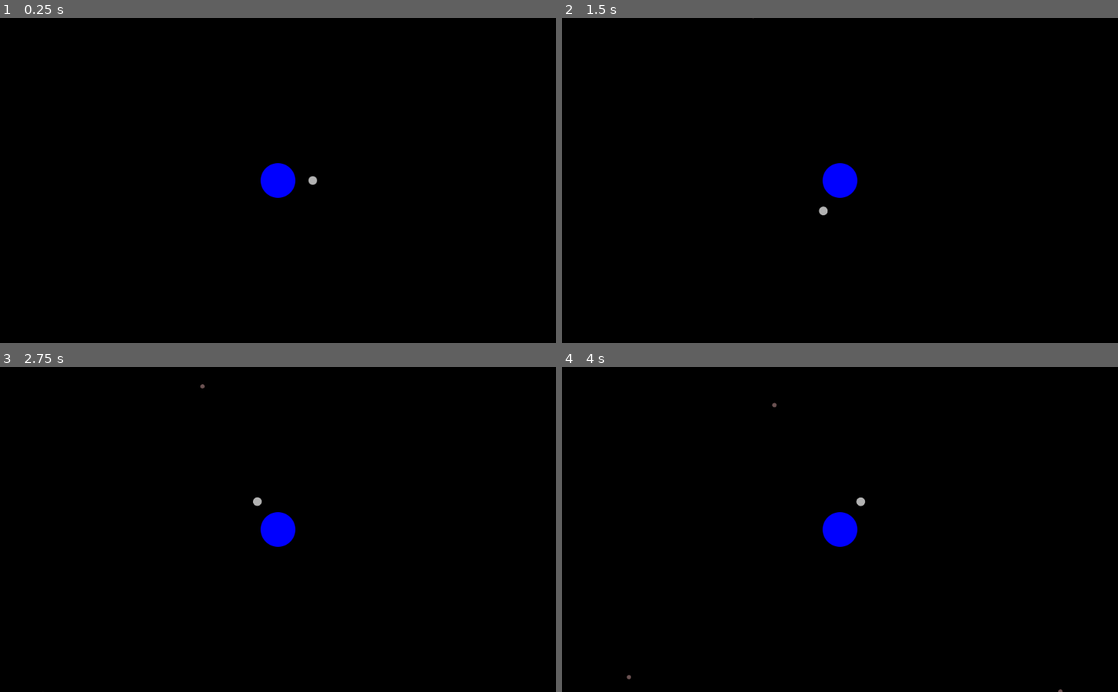
Above: before the commit, frames 1-4 (two rows, left to right).
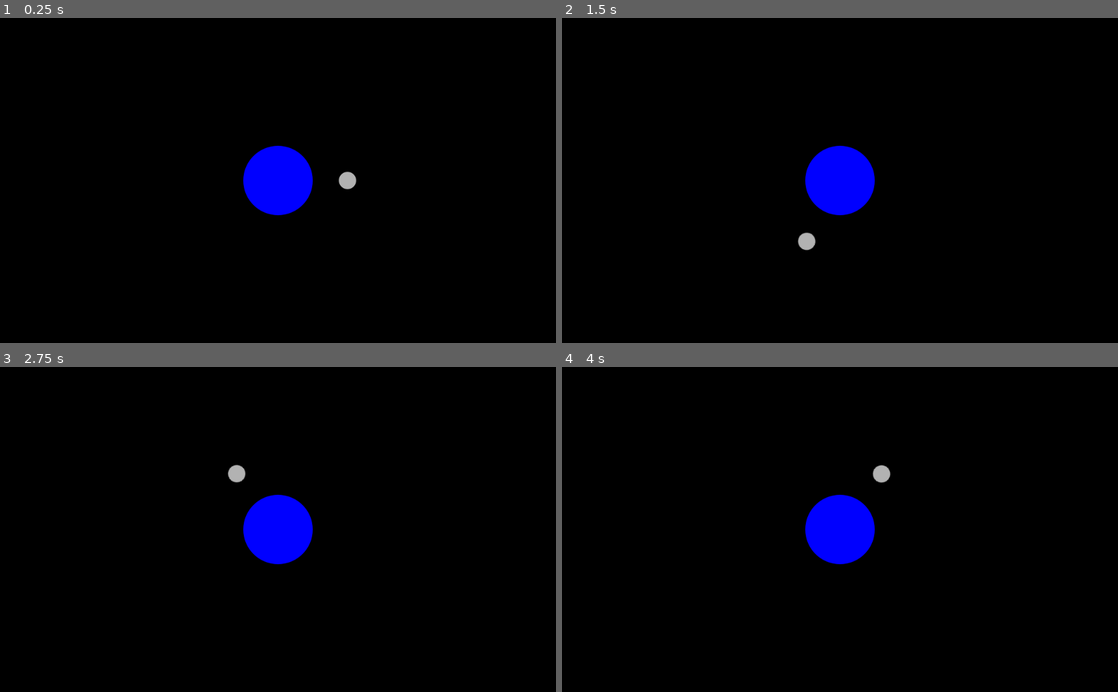
Above: after the commit, the same moments.

Repository: kreivi/Kuumela
Game: Godot game, scene res://main/main.tscn
Same seed, same stepped clock (60 frames per second), same inputs: the game is played once before the commit and once after it.
Inputs:
- Up to frame 1 (0.25 s): no input
- Up to frame 2 (1.5 s): tap Enter at 0.5 s; hold D (clockwise) 0.53-1.28 s; tap A (counter_clockwise) at 1.35 s
- Up to frame 3 (2.75 s): tap Space at 2 s; hold D (clockwise) from 2.03 s (still down)
- Up to frame 4 (4 s): release D (clockwise) at 2.78 s; tap A (counter_clockwise) at 2.85 s; hold D (clockwise) from 3.53 s (still down)

The runs differ from the first frame. In frame 1, 1.8% of the frame differs, in the area x 43-65%, y 39-61%; in frame 2, 1.8%; in frame 3, 1.8%; in frame 4, 1.8%, in the area x 11-91%, y 10-100%.

Commit message:
Reposition earth to center of viewport

Diff:
--- a/world/world.tscn
+++ b/world/world.tscn
@@ -14,11 +14,10 @@
 Asteroid = ExtResource( 3 )
 
 [node name="Earth" parent="." instance=ExtResource( 1 )]
-position = Vector2( 544, 280 )
+position = Vector2( 512, 300 )
 
 [node name="Camera2D" type="Camera2D" parent="Earth"]
 current = true
-zoom = Vector2( 2, 2 )
 
 [node name="AsteroidSpawner" type="Timer" parent="."]
 
